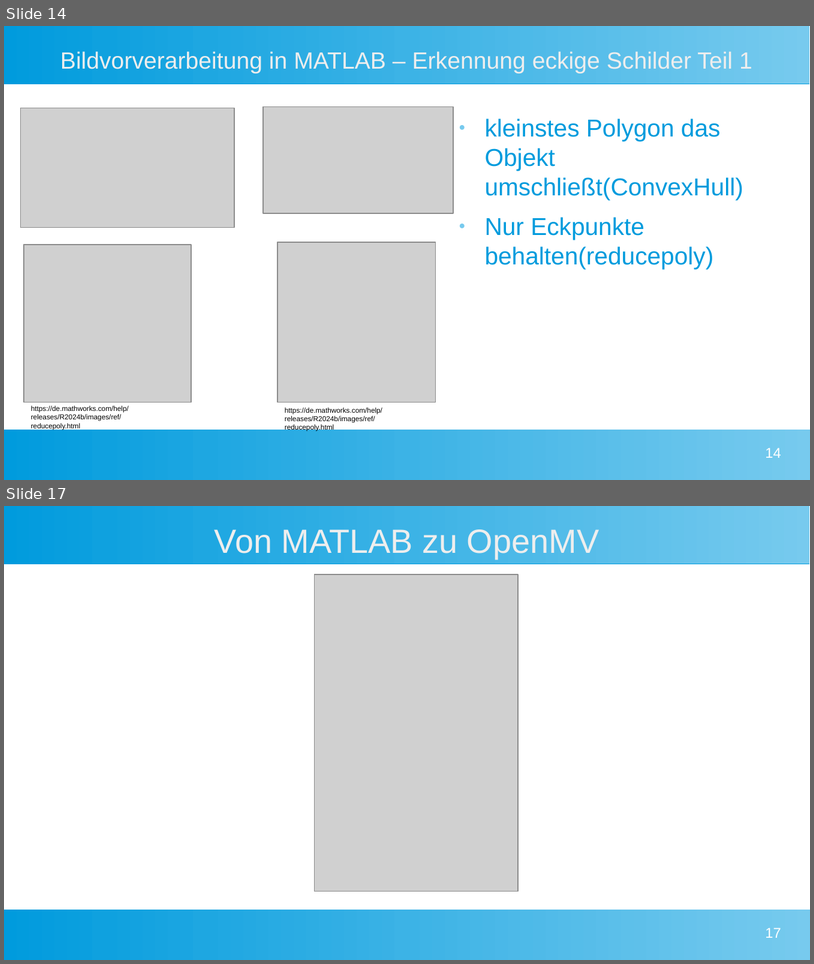
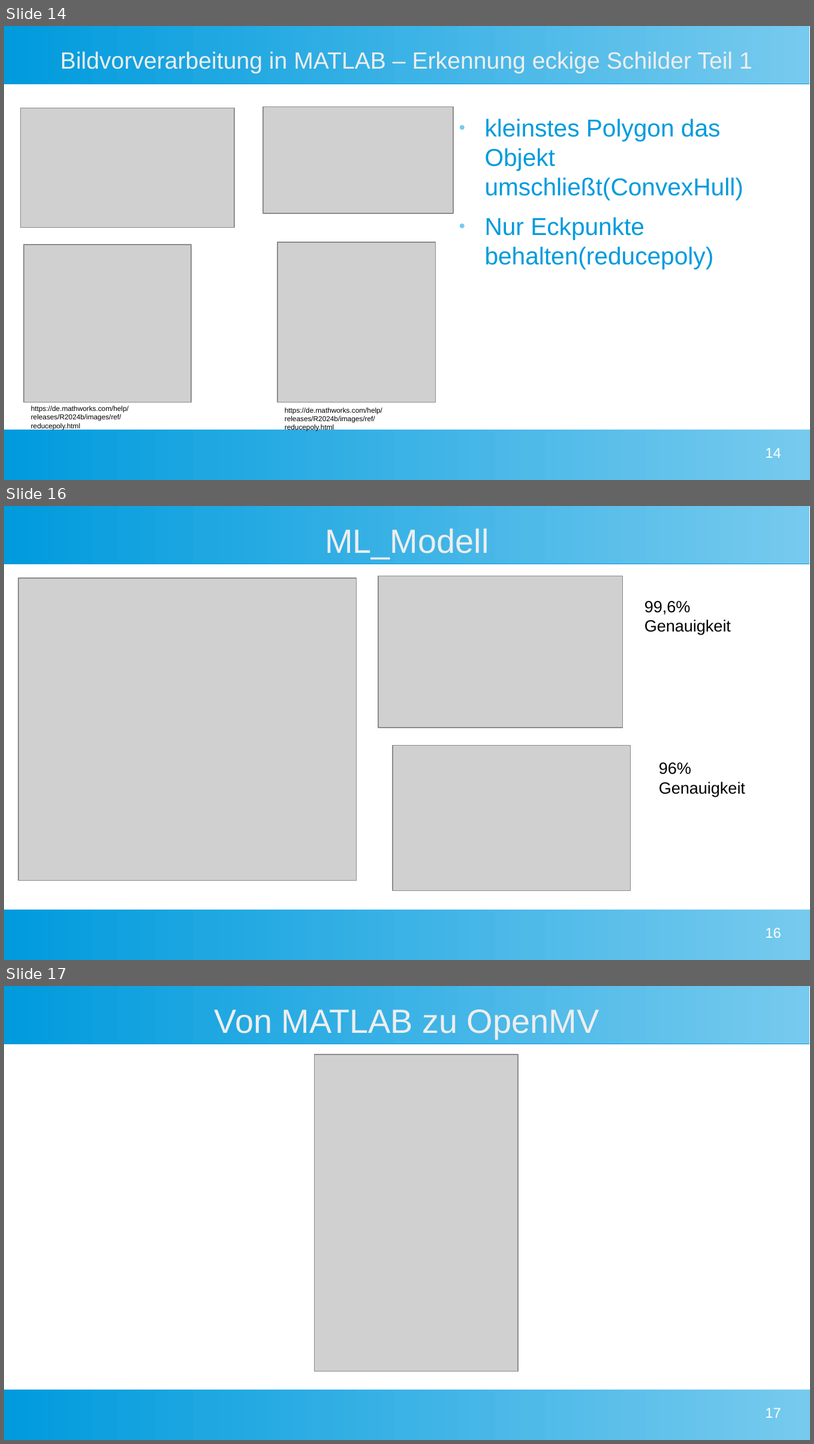
Before and after one commit to Commander-Philip/the-machine-learning-brick, a slide deck: docs/Präsentation.odp. Shown one above the other, each under a label of ours: slides 14 and 17 before the commit, slides 14, 16 and 17 after it; the slides between them are not shown. The pictures are 814x964 and 814x1444 pixels, drawn with LibreOffice and Linux fonts; fonts in the diff are those of the drawing; grey boxes stand for pictures. Boxes give left, top, right and bottom in pixels: in the first picture for what was removed or moved away, otherwise in the second. Text is boxed around its words. In the diff, an @@ line names an element or a change of style, - is before the commit and + after.

```diff
--- a/docs/Präsentation.odp
+++ b/docs/Präsentation.odp
@@ slide 16 added at (x1=4, y1=506, x2=810, y2=960), background #FFFFFF; not listed: 2 template elements that a slide beside it also shows @@
@@ title added at (x1=325, y1=528, x2=489, y2=559), 33 pt, text #EEEEEE @@
+ML_Modell
@@ picture added at (x1=378, y1=576, x2=624, y2=728) @@
@@ picture added at (x1=18, y1=578, x2=357, y2=880) @@
@@ text added at (x1=645, y1=601, x2=731, y2=634), 16 pt, text #000000 @@
+99,6% Genauigkeit
@@ picture added at (x1=393, y1=745, x2=630, y2=891) @@
@@ text added at (x1=659, y1=762, x2=746, y2=796), 16 pt, text #000000 @@
+96% Genauigkeit
@@ page number added at (x1=765, y1=927, x2=781, y2=937), 14 pt, text #FFFFFF @@
+16
```
Also in this commit, not shown: 2 slides changed, 1 slide removed.
